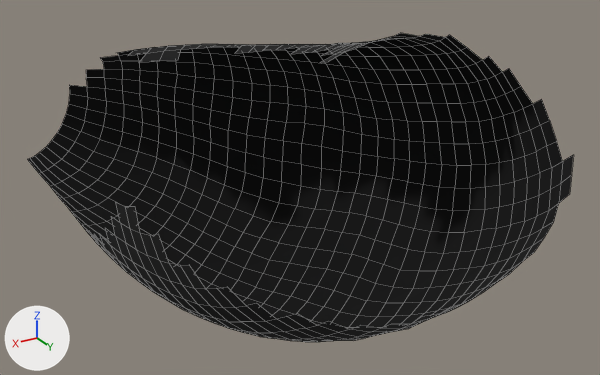
Two versions of the OBJ model QS_project/data/Remeshing/Last_ex_4_inv/Last_ex_4_inv_Remeshed.obj, one commit apart.
Both versions are drawn from a camera (50 mm lens) standing at (-1.35, 2.51, 2.46) and looking at (-3.47, -1.02, 0.7). The axes (+X, +Y, +Z) are drawn at lower left. The lights are the same throughout. Mesh edges are drawn as thin lines. Where no turn or scale is listed for an object, it has been applied to the vertices.

The scene before the commit, as lines of its bpy script (objects in view):
```python
me_last_ex_4_inv_remeshed = bpy.data.meshes.new('Last_ex_4_inv_Remeshed')
me_last_ex_4_inv_remeshed.from_pydata(...)  # 740 vertices, 675 faces; spans x -4.37..-2.33, y -2.51..0.29, z -0.13..1.61
me_last_ex_4_inv_remeshed.materials.append(mat_diffuse_0_0_0_255)  # black #000000
# before: 27 (-2.92, -1.87, 1.26) at pixel (138, 62), 28 (-3.0, -1.94, 1.29) at pixel (146, 53), 29 (-3.03, -1.81, 1.27) at pixel (159, 60), 57 (-3.09, -1.9, 1.3) at pixel (164, 50), 58 (-3.12, -1.76, 1.28) at pixel (178, 59)
# before: 90 (-3.18, -1.86, 1.31) at pixel (181, 49)
# before: 530 (-3.57, -0.99, 1.41), 531 (-3.68, -1.0, 1.44) at pixel (337, 47), 532 (-3.69, -0.92, 1.46) at pixel (348, 45), 575 (-3.58, -0.91, 1.44) at pixel (330, 53), 627 (-3.68, -0.84, 1.49) at pixel (356, 43)
# before: 629 (-3.57, -0.83, 1.46) at pixel (338, 52), 681 (-3.67, -0.75, 1.51) at pixel (364, 43), 683 (-3.46, -0.82, 1.43) at pixel (319, 62), 684 (-3.56, -0.74, 1.49) at pixel (346, 51), 737 (-3.65, -0.65, 1.54)
# before: 738 (-3.45, -0.73, 1.45) at pixel (328, 61), 739 (-3.54, -0.65, 1.52) at pixel (355, 48)
# before: 533 (-2.55, -1.29, 0.6) at pixel (120, 222), 576 (-2.56, -1.36, 0.69) at pixel (115, 202), 577 (-2.57, -1.19, 0.6) at pixel (130, 228), 630 (-2.57, -1.25, 0.7) at pixel (125, 206), 631 (-2.59, -1.1, 0.61) at pixel (140, 232)
# before: 685 (-2.59, -1.16, 0.74) at pixel (135, 206)
# before: 718 (-4.13, 0.2, 1.16) at pixel (573, 154), 719 (-4.18, 0.11, 1.08) at pixel (562, 161), 720 (-4.13, 0.15, 1.0) at pixel (560, 183), 721 (-4.09, 0.24, 1.08) at pixel (571, 174), 722 (-4.05, 0.28, 1.01) at pixel (569, 194)
# before: 723 (-4.09, 0.19, 0.93) at pixel (558, 203)
ob_last_ex_4_inv_remeshed = bpy.data.objects.new('Last_ex_4_inv_Remeshed', me_last_ex_4_inv_remeshed)
ob_last_ex_4_inv_remeshed.location = (0.0, 0.0, 0.0)
```
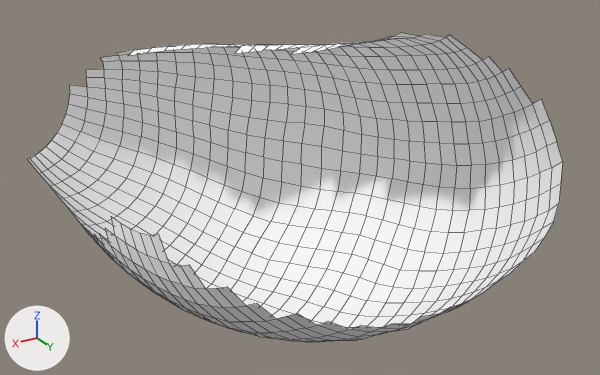
Commit message: Fix Remeshed

Location of each change, (x1, y1, x2, y2) in pixels of the pictures (600 x 375 px):
'Last_ex_4_inv_Remeshed', reshaped: before (27, 33, 573, 342); after (27, 33, 563, 342)
part 1 of me_last_ex_4_inv_remeshed, deleted: before (139, 49, 181, 63)
part 2 of me_last_ex_4_inv_remeshed, deleted: before (320, 42, 371, 63)
part 3 of me_last_ex_4_inv_remeshed, deleted (black): before (116, 202, 140, 233)
part 4 of me_last_ex_4_inv_remeshed, deleted (black): before (559, 155, 573, 203)
part 5 of me_last_ex_4_inv_remeshed, recoloured (black to white): (27, 33, 563, 342) in both

What the commit changed:
Material 'diffuse_0_0_0_255.003' (mat_diffuse_0_0_0_255_003) is new.
Its base color is (1.0, 1.0, 1.0) (white #ffffff).
Its roughness is 1.0.
me_last_ex_4_inv_remeshed is used by ob_last_ex_4_inv_remeshed; location (0.0, 0.0, 0.0).
Verts and faces of me_last_ex_4_inv_remeshed; kept vertices keep their numbers, new ones are numbered from 740.
me_last_ex_4_inv_remeshed had 740 vertices, 675 faces and spanned x -4.37..-2.33, y -2.51..0.29, z -0.13..1.61.
me_last_ex_4_inv_remeshed now has 724 vertices, 664 faces and spans x -4.37..-2.33, y -2.51..0.29, z -0.13..1.61.
Part 1, on me_last_ex_4_inv_remeshed:
Vertices deleted: 27, 29, 58 (with the faces that use them).
Part 2, on me_last_ex_4_inv_remeshed:
Vertices deleted: 530, 575, 629, 683, 684, 738, 739 (with the faces that use them).
Part 3, on me_last_ex_4_inv_remeshed:
Vertices deleted: 576, 630, 685 (with the faces that use them).
Part 4, on me_last_ex_4_inv_remeshed:
Vertices deleted: 718, 721, 722 (with the faces that use them).
me_last_ex_4_inv_remeshed part 5: 664 faces spanning x -4.37..-2.33, y -2.51..0.29, z -0.13..1.61 switch from mat_diffuse_0_0_0_255 (black #000000) to mat_diffuse_0_0_0_255_003 (white #ffffff).
